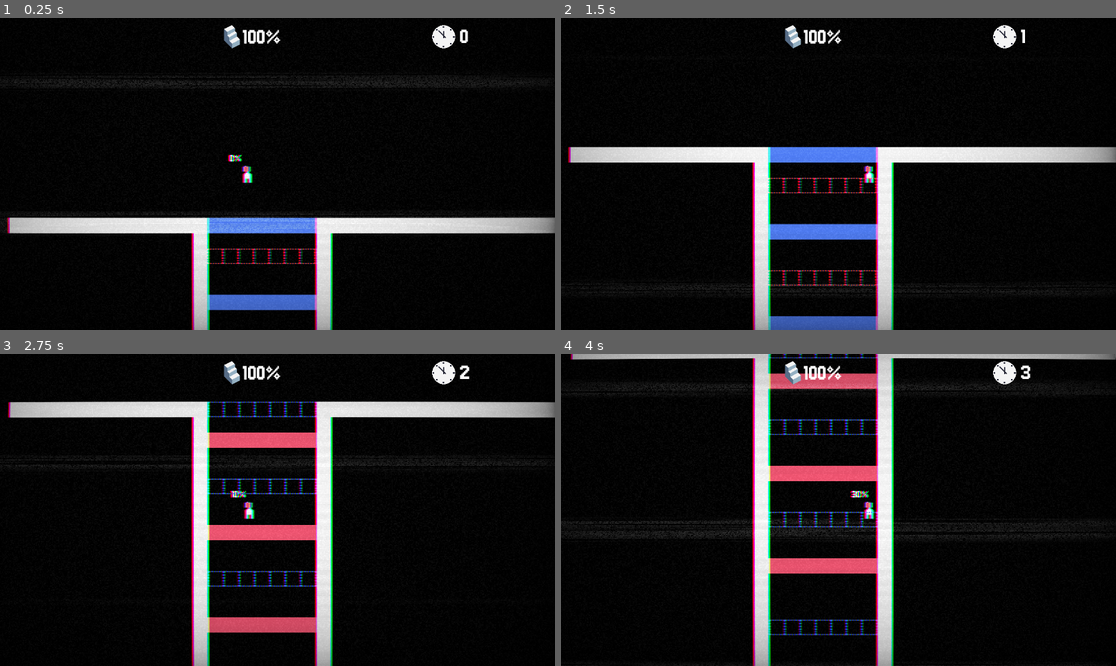
Above: before the commit, frames 1-4 (two rows, left to right).
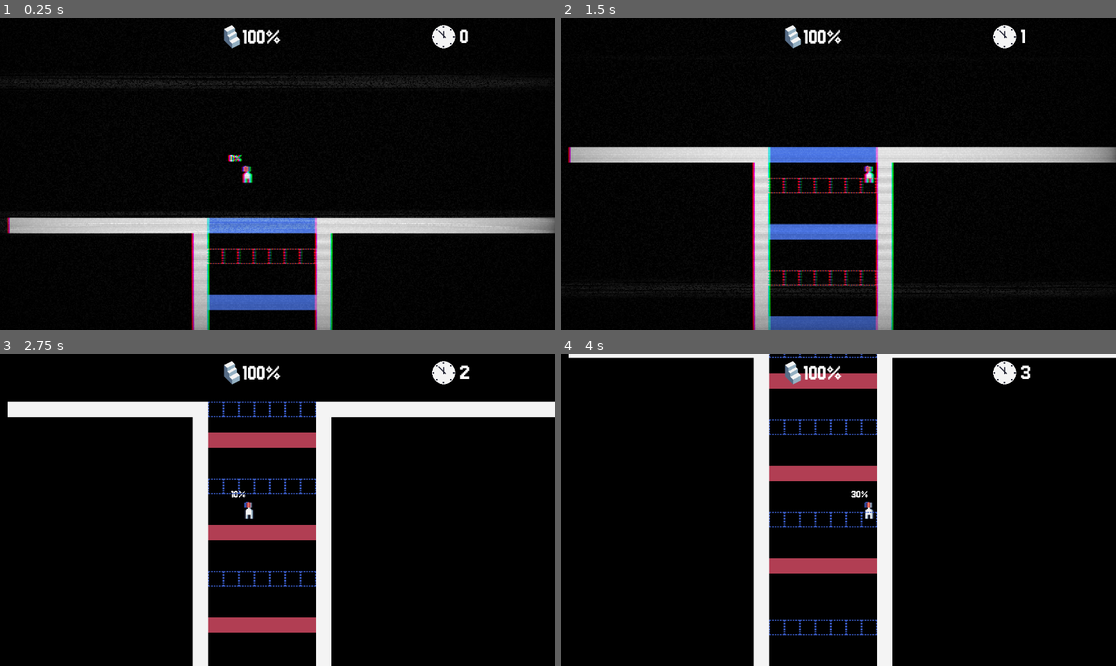
Above: after the commit, the same moments.

Repository: dancroker/Hue-Protocol
Game: Godot game, scene res://scene/main.tscn
Two runs of this game, one before a commit and one after it. Both use one fixed random seed, a clock stepped at 60 frames per second and the inputs below.
Inputs:
- Up to frame 1 (0.25 s): no input
- Up to frame 2 (1.5 s): tap Enter (ui_accept) at 0.5, 0.77 s; hold Right (ui_right) from 0.53 s (still down); tap 2 (Mask Blue) at 0.6 s; tap 1 (Mask Red) at 0.8, 1.35 s
- Up to frame 3 (2.75 s): tap Enter (ui_accept) at 1.52 s; tap 2 (Mask Blue) at 1.55, 2.1 s; release Right (ui_right) at 2.03 s; hold Left (ui_left) from 2.03 s (still down); tap 1 (Mask Red) at 2.3 s
- Up to frame 4 (4 s): release Left (ui_left) at 2.78 s; hold Right (ui_right) from 2.78 s (still down); tap 1 (Mask Red) at 2.85, 3.8 s; tap Enter (ui_accept) at 3.02, 3.77 s; tap 2 (Mask Blue) at 3.05, 3.6 s

The runs differ from the first frame. In frame 1, 2.3% of the frame differs, in the area x 1-100%, y 43-100%; in frame 2, 3.2%; in frame 3, 9.7%; in frame 4, 11%, in the area x 0-100%, y 0-100%.

Commit message:
added musica

Diff:
--- /dev/null
+++ b/default_bus_layout.tres
@@ -0,0 +1,21 @@
+[gd_resource type="AudioBusLayout" format=3 uid="uid://p1ywj5lm8o7g"]
+
+[sub_resource type="AudioEffectEQ" id="AudioEffectEQ_j3pel"]
+resource_name = "EQ"
+band_db/32_hz = -50.0
+band_db/100_hz = -40.0
+band_db/1000_hz = -30.0
+band_db/3200_hz = -60.0
+band_db/10000_hz = -60.0
+
+[sub_resource type="AudioEffectDistortion" id="AudioEffectDistortion_j3pel"]
+resource_name = "Distortion"
+mode = 2
+pre_gain = 5.78
+drive = 0.13
+
+[resource]
+bus/0/effect/0/effect = SubResource("AudioEffectEQ_j3pel")
+bus/0/effect/0/enabled = true
+bus/0/effect/1/effect = SubResource("AudioEffectDistortion_j3pel")
+bus/0/effect/1/enabled = true
--- a/scene/main.tscn
+++ b/scene/main.tscn
@@ -8,6 +8,8 @@
 [ext_resource type="FontFile" uid="uid://0mr41am446jr" path="res://2d art/Jersey_10/Jersey10-Regular.ttf" id="6_4j5ol"]
 [ext_resource type="Texture2D" uid="uid://b31p33ojh24q1" path="res://2d art/staircase1.png" id="7_p1hux"]
 [ext_resource type="Texture2D" uid="uid://dv8vlxpe3gopg" path="res://2d art/clock1.png" id="8_of57s"]
+[ext_resource type="Shader" uid="uid://s5gkna4v58qy" path="res://shaders/red_tone_shader.gdshader" id="9_tqoya"]
+[ext_resource type="AudioStream" uid="uid://b88kkqtxm1fo" path="res://scene/mask_song_2 1.wav" id="10_k65ib"]
 
 [sub_resource type="Shader" id="Shader_v0l8b"]
 code = "/*
@@ -243,7 +245,7 @@
 [sub_resource type="ShaderMaterial" id="ShaderMaterial_wp4xf"]
 shader = SubResource("Shader_v0l8b")
 shader_parameter/overlay = true
-shader_parameter/scanlines_opacity = 0.12400000589
+shader_parameter/scanlines_opacity = 0.4
 shader_parameter/scanlines_width = 0.2210000104975
 shader_parameter/grille_opacity = 0.0
 shader_parameter/resolution = Vector2(640, 480)
@@ -272,6 +274,29 @@
 font = ExtResource("6_4j5ol")
 font_size = 50
 
+[sub_resource type="ShaderMaterial" id="ShaderMaterial_wscrc"]
+shader = ExtResource("9_tqoya")
+shader_parameter/overlay = false
+shader_parameter/scanlines_opacity = 0.4
+shader_parameter/scanlines_width = 0.25
+shader_parameter/grille_opacity = 0.3
+shader_parameter/resolution = Vector2(640, 480)
+shader_parameter/roll = true
+shader_parameter/roll_speed = 8.0
+shader_parameter/roll_size = 15.0
+shader_parameter/roll_variation = 1.8
+shader_parameter/distort_intensity = 0.05
+shader_parameter/noise_opacity = 0.4
+shader_parameter/noise_speed = 5.0
+shader_parameter/static_noise_intensity = 0.06
+shader_parameter/aberration = 0.03
+shader_parameter/brightness = 1.4
+shader_parameter/discolor = true
+shader_parameter/warp_amount = 1.0
+shader_parameter/clip_warp = false
+shader_parameter/vignette_intensity = 0.4
+shader_parameter/vignette_opacity = 0.5
+
 [node name="Main" type="Node2D" unique_id=323402972]
 script = ExtResource("1_0ha60")
 
@@ -321,3 +346,29 @@
 [node name="Clock" type="Sprite2D" parent="CanvasLayer" unique_id=385298601]
 position = Vector2(921, 39)
 texture = ExtResource("8_of57s")
+
+[node name="Red" type="ColorRect" parent="CanvasLayer" unique_id=864856307]
+visible = false
+material = SubResource("ShaderMaterial_wscrc")
+offset_left = -65.0
+offset_top = -1.0
+offset_right = 1158.0
+offset_bottom = 656.0
+
+[node name="Control" type="Control" parent="." unique_id=2137611745]
+layout_mode = 3
+anchors_preset = 0
+offset_right = 40.0
+offset_bottom = 40.0
+
+[node name="RichTextLabel" type="RichTextLabel" parent="Control" unique_id=1703016371]
+layout_mode = 0
+offset_left = 2.0
+offset_top = 472.0
+offset_right = 330.0
+offset_bottom = 598.0
+bbcode_enabled = true
+text = "[wave amp=25.0 freq=5.0 connected=1]{Press SHIFT OR W TO SWITCH MASKS}[/wave]"
+
+[node name="AudioStreamPlayer" type="AudioStreamPlayer" parent="." unique_id=276101369]
+stream = ExtResource("10_k65ib")
--- a/scripts/TilemapSwitch.gd
+++ b/scripts/TilemapSwitch.gd
@@ -3,10 +3,13 @@
 #@onready var ground: TileMap = $Node/Ground
 @onready var ground_blue: TileMapLayer = $"Ground Blue"
 @onready var ground: TileMapLayer = $"Ground Red"
-
+@onready var color_rect: ColorRect = $"../CanvasLayer/ColorRect"
+@onready var audio_stream_player: AudioStreamPlayer = $"../AudioStreamPlayer"
+var s = false
 var MASK_EQUIPT = 0;
 # C$Node/Layer0alled when the node enters the scene tree for the first time.
 func _ready() -> void:
+	audio_stream_player.play()
 	ground.visible=!ground.visible
 	ground.collision_enabled = !ground_blue.collision_enabled
 	pass # Replace with function body.
@@ -19,15 +22,16 @@
 
 func SwitchTile():
 	if Input.is_action_just_pressed("Mask Red"):
+		s=!s
+		AudioServer.set_bus_bypass_effects(0,s)
 		set_mask(1)
 		print("mask red")
 		ground_blue.collision_enabled = !ground_blue.collision_enabled
 		ground.collision_enabled = !ground_blue.collision_enabled
 		ground.visible=!ground.visible
 		ground_blue.visible=!ground_blue.visible
-	if Input.is_action_just_pressed("Mask Blue"):
-		set_mask(2)
-		print("mask blue")
+		color_rect.visible= !color_rect.visible
+
 func get_mask():
 	return MASK_EQUIPT
 
--- a/scripts/player.gd
+++ b/scripts/player.gd
@@ -12,6 +12,7 @@
 var text
 
 @onready var label: Label = $Label
+
 
 
 func _physics_process(delta: float) -> void:
--- /dev/null
+++ b/shaders/red_tone_shader.gdshader
@@ -0,0 +1,65 @@
+shader_type canvas_item;
+uniform bool overlay = false;
+uniform sampler2D SCREEN_TEXTURE: hint_screen_texture;
+uniform float scanlines_opacity : hint_range(0.0, 1.0) = 0.4;
+uniform float scanlines_width : hint_range(0.0, 0.5) = 0.25;
+uniform float grille_opacity : hint_range(0.0, 1.0) = 0.3;
+uniform vec2 resolution = vec2(640.0, 480.0);
+
+uniform bool roll = true;
+uniform float roll_speed = 8.0; // Positive values are down, negative are up
+uniform float roll_size : hint_range(0.0, 100.0) = 15.0;
+uniform float roll_variation : hint_range(0.1, 5.0) = 1.8; // This valie is not an exact science. You have to play around with the value to find a look you like. How this works is explained in the code below.
+uniform float distort_intensity : hint_range(0.0, 0.2) = 0.05; // The distortion created by the rolling effect.
+
+uniform float noise_opacity : hint_range(0.0, 1.0) = 0.4;
+uniform float noise_speed = 5.0; // There is a movement in the noise pattern that can be hard to see first. This sets the speed of that movement.
+
+uniform float static_noise_intensity : hint_range(0.0, 1.0) = 0.06;
+
+uniform float aberration : hint_range(-1.0, 1.0) = 0.03; // Chromatic aberration, a distortion on each color channel.
+uniform float brightness = 1.4; // When adding scanline gaps and grille the image can get very dark. Brightness tries to compensate for that.
+uniform bool discolor = true; // Add a discolor effect simulating a VHS
+
+uniform float warp_amount :hint_range(0.0, 5.0) = 1.0; // Warp the texture edges simulating the curved glass of a CRT monitor or old TV.
+uniform bool clip_warp = false;
+
+uniform float vignette_intensity = 0.4; // Size of the vignette, how far towards the middle it should go.
+uniform float vignette_opacity : hint_range(0.0, 1.0) = 0.5;
+
+
+vec2 random(vec2 uv){
+    uv = vec2( dot(uv, vec2(127.1,311.7) ),
+               dot(uv, vec2(269.5,183.3) ) );
+    return -1.0 + 2.0 * fract(sin(uv) * 43758.5453123);
+}
+ vec2 warp(vec2 uv){
+	vec2 delta = uv - 0.5;
+	float delta2 = dot(delta.xy, delta.xy);
+	float delta4 = delta2 * delta2;
+	float delta_offset = delta4 * warp_amount;
+
+	return uv + delta * delta_offset;
+}
+void vertex() {
+	// Called for every vertex the material is visible on.
+}
+float border (vec2 uv){
+	float radius = min(warp_amount, 0.08);
+	radius = max(min(min(abs(radius * 2.0), abs(1.0)), abs(1.0)), 1e-5);
+	vec2 abs_uv = abs(uv * 2.0 - 1.0) - vec2(1.0, 1.0) + radius;
+	float dist = length(max(vec2(0.0), abs_uv)) / radius;
+	float square = smoothstep(0.96, 1.0, dist);
+	return clamp(1.0 - square, 0.0, 1.0);
+}
+void fragment() {
+	vec2 uv = overlay ? warp(SCREEN_UV) : warp(UV); // Warp the uv. uv will be used in most cases instead of UV to keep the warping
+	vec2 text_uv = uv;
+	vec2 roll_uv = vec2(0.0);
+	float time = roll ? TIME : 0.0;
+}
+
+//void light() {
+//	// Called for every pixel for every light affecting the CanvasItem.
+//	// Uncomment to replace the default light processing function with this one.
+//}
Not shown, added: 2d art/mask_song_2 1.wav.import
Not shown, added: scene/mask_song_2 1.wav.import
Not shown, added: shaders/red_tone_shader.gdshader.uid
Not shown, added: 2d art/mask_song_2 1.wav
Not shown, added: scene/mask_song_2 1.wav
